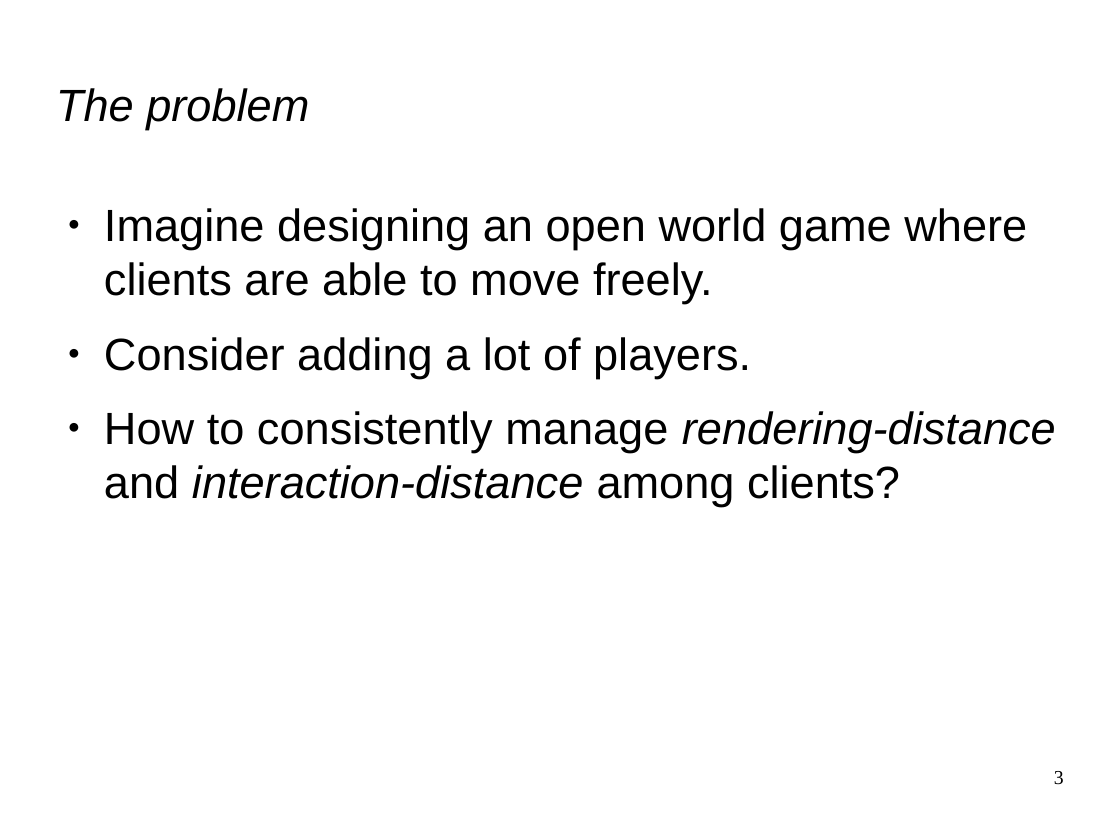
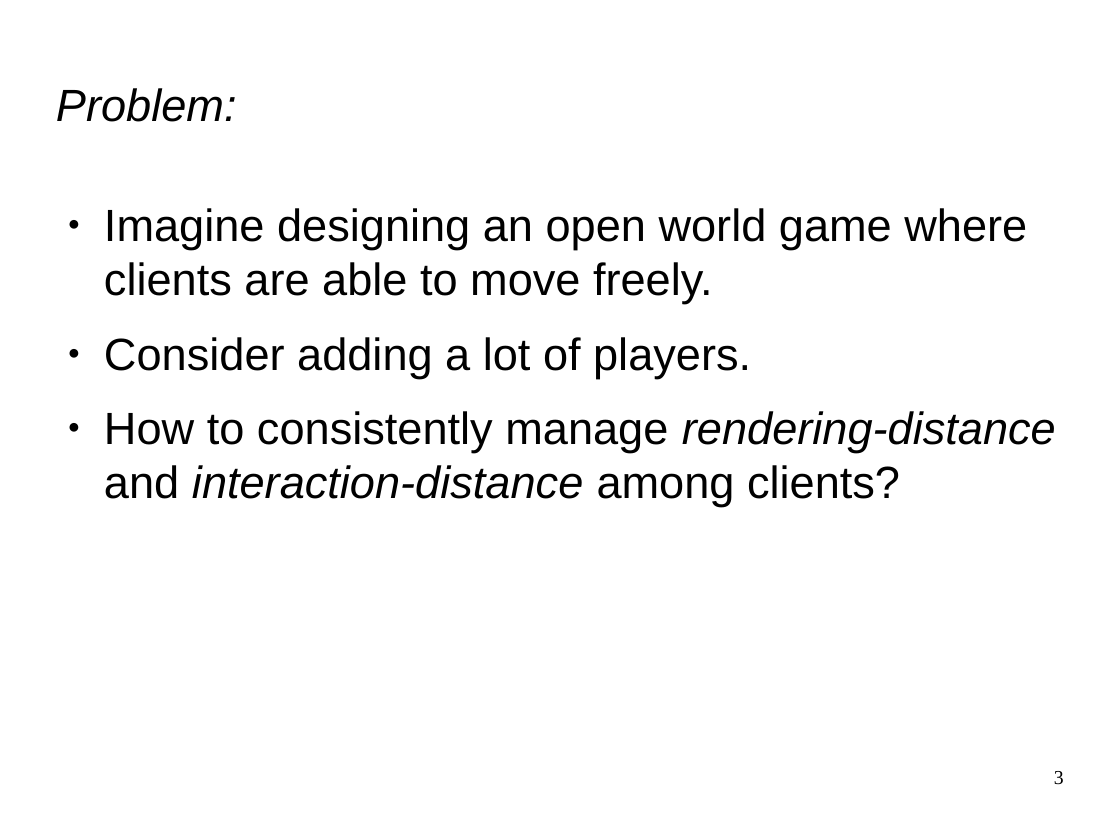
Before and after one commit to phil535/Massive-Multiplayer-Observer, a slide deck: slide 3 of Doc/pres_dp.odp. Drawn at 1120x840 pixels with LibreOffice and Linux fonts; fonts in the diff are those of the drawing. Boxes give left, top, right and bottom in pixels: in the first picture for what was removed or moved away, otherwise in the second. Text is boxed around its words. In the diff, an @@ line names an element or a change of style, - is before the commit and + after.

```diff
--- a/Doc/pres_dp.odp
+++ b/Doc/pres_dp.odp
@@ title at (56,88,237,122): text changed @@
-The problem
+Problem:
```
Also in this commit, not shown: 6 other slides changed, 14 slides added, 1 slide removed.
